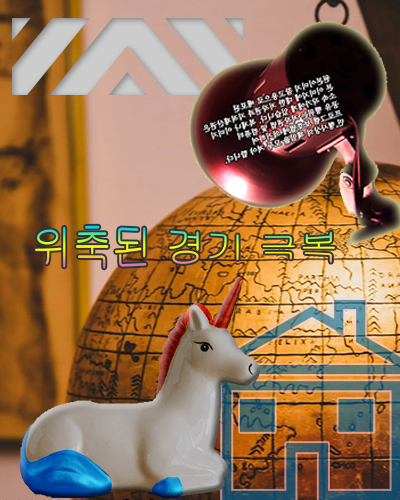
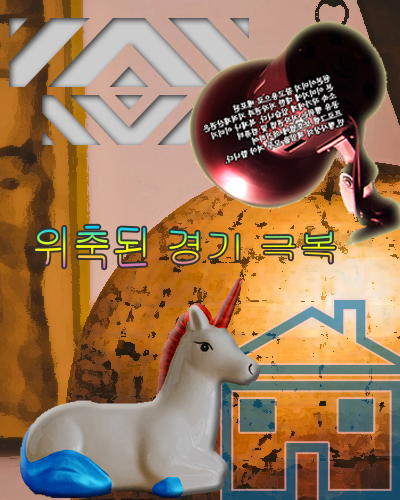
Comparing the layer stacks of the two 400x500 images. Changes:
added layer "Tile 1 1 copy 2" above "Tile 1 1 copy" over bbox(42, 95, 196, 145)
renamed "Tile 1 1" to "Tile 1 1 copy", painted on it over bbox(9, 18, 249, 95)
painted on "1급-4" over bbox(0, 0, 400, 500)
